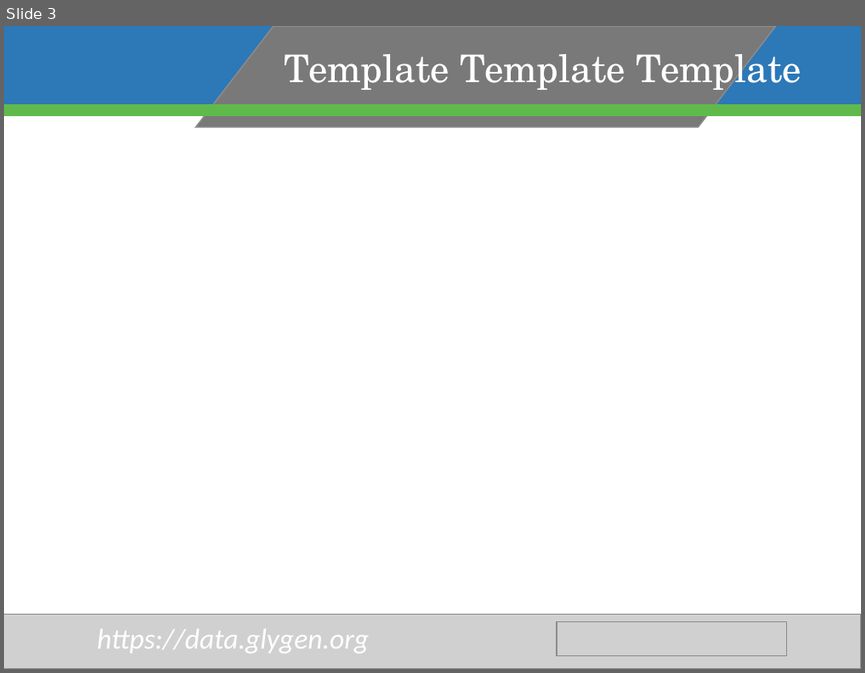
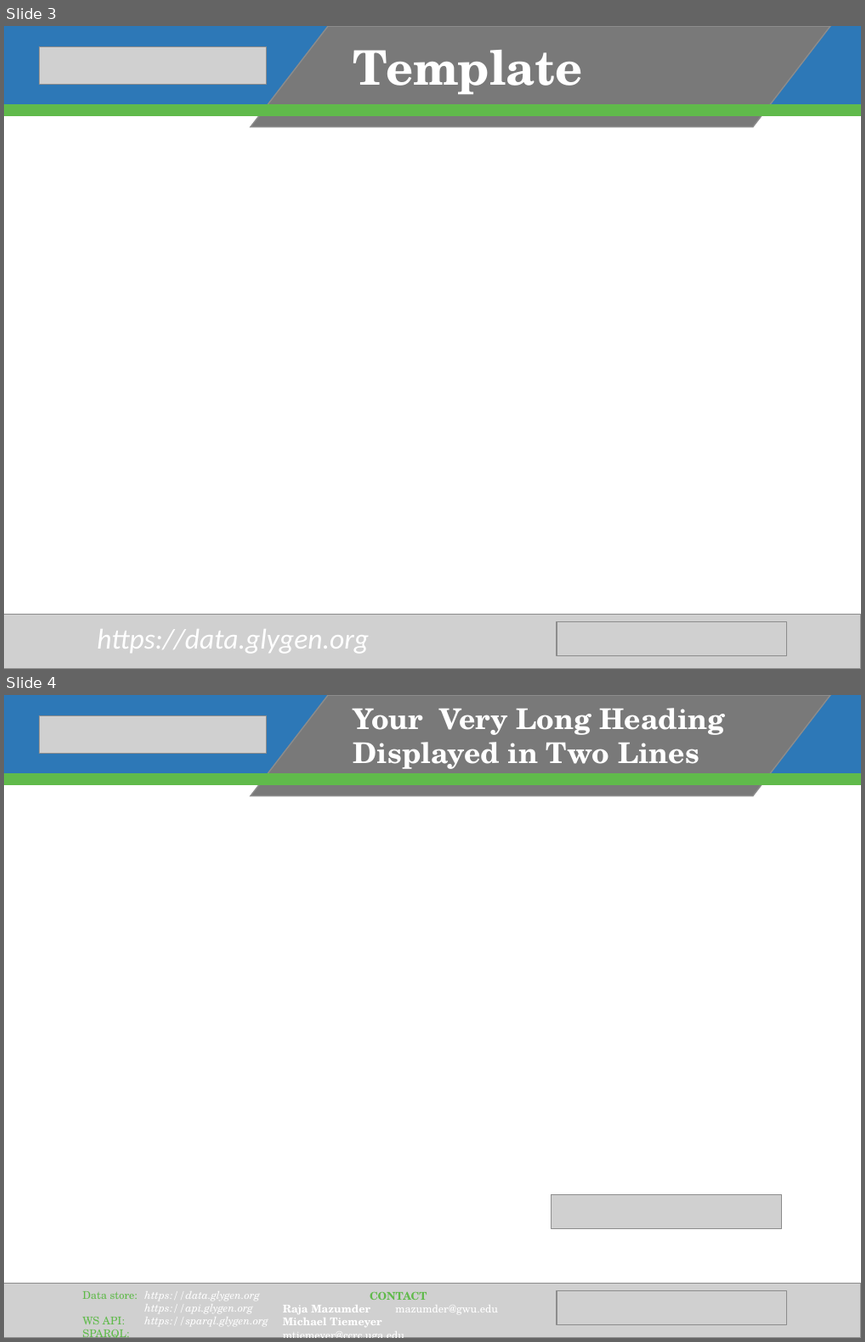
Before and after one commit to GW-HIVE/glygen-frontend, a slide deck: src/images/media/slides/pptx/GlyGen-slides-template.pptx. Shown one above the other, each under a label of ours: slide 3 before the commit, slides 3 and 4 after it. The pictures are 865x673 and 865x1342 pixels, drawn with LibreOffice and Linux fonts; fonts in the diff are those of the drawing; grey boxes stand for pictures; background and template pictures are left out. Boxes give left, top, right and bottom in pixels: in the first picture for what was removed or moved away, otherwise in the second. Text is boxed around its words. In the diff, an @@ line names an element or a change of style, - is before the commit and + after.

```diff
--- a/src/images/media/slides/pptx/GlyGen-slides-template.pptx
+++ b/src/images/media/slides/pptx/GlyGen-slides-template.pptx
@@ slide 4 added at [4,695,861,1338], background #FFFFFF @@
@@ group added at [4,695,861,796]: 2 rectangles, 1 parallelogram, 1 picture, 1 text @@
+Your Very Long Heading Displayed in Two Lines
@@ picture added at [551,1194,782,1228] @@
@@ picture added at [4,1282,861,1338] @@
@@ text added at [82,1291,137,1338], 9 pt, text #60BA4B @@
+Data store:
+WS API:
+SPARQL:
@@ text added at [144,1291,268,1326], 9 pt, text #FFFFFF, italic @@
+https://data.glygen.org
+https://api.glygen.org
+https://sparql.glygen.org
@@ text added at [283,1292,498,1327], 9 pt, text #FFFFFF @@
+CONTACT
+Raja Mazumder mazumder@gwu.edu
+Michael Tiemeyer mtiemeyer@ccrc.uga.edu
@@ picture added at [556,1291,787,1325] @@
@@ slide 3 changed as well @@
@@ rectangle removed at [4,26,861,114] @@
@@ group added at [4,26,861,127]: 2 rectangles, 1 parallelogram, 1 picture @@
@@ parallelogram removed at [196,27,776,128] @@
@@ text "Template" at [353,50,583,95]: vertical alignment top to middle @@
@@ text at [353,50,583,95]: text changed; size 32 to 40 pt; bold on @@
-Template Template Template
+Template
@@ rectangle removed at [4,105,861,116] @@
```
Also in this commit, not shown: 2 other slides changed, 1 other slide added, 1 slide removed, 4 other files.
